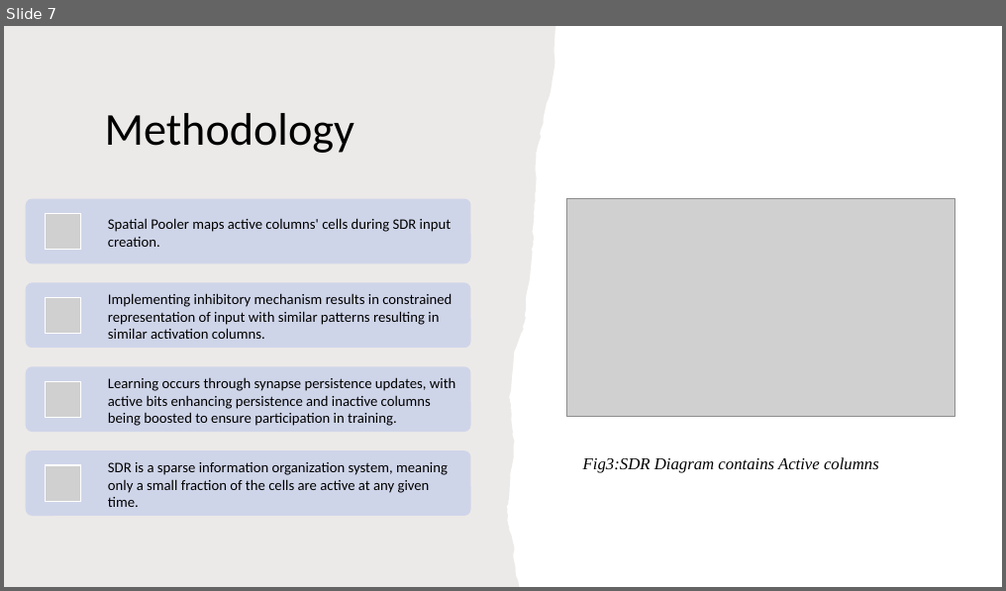
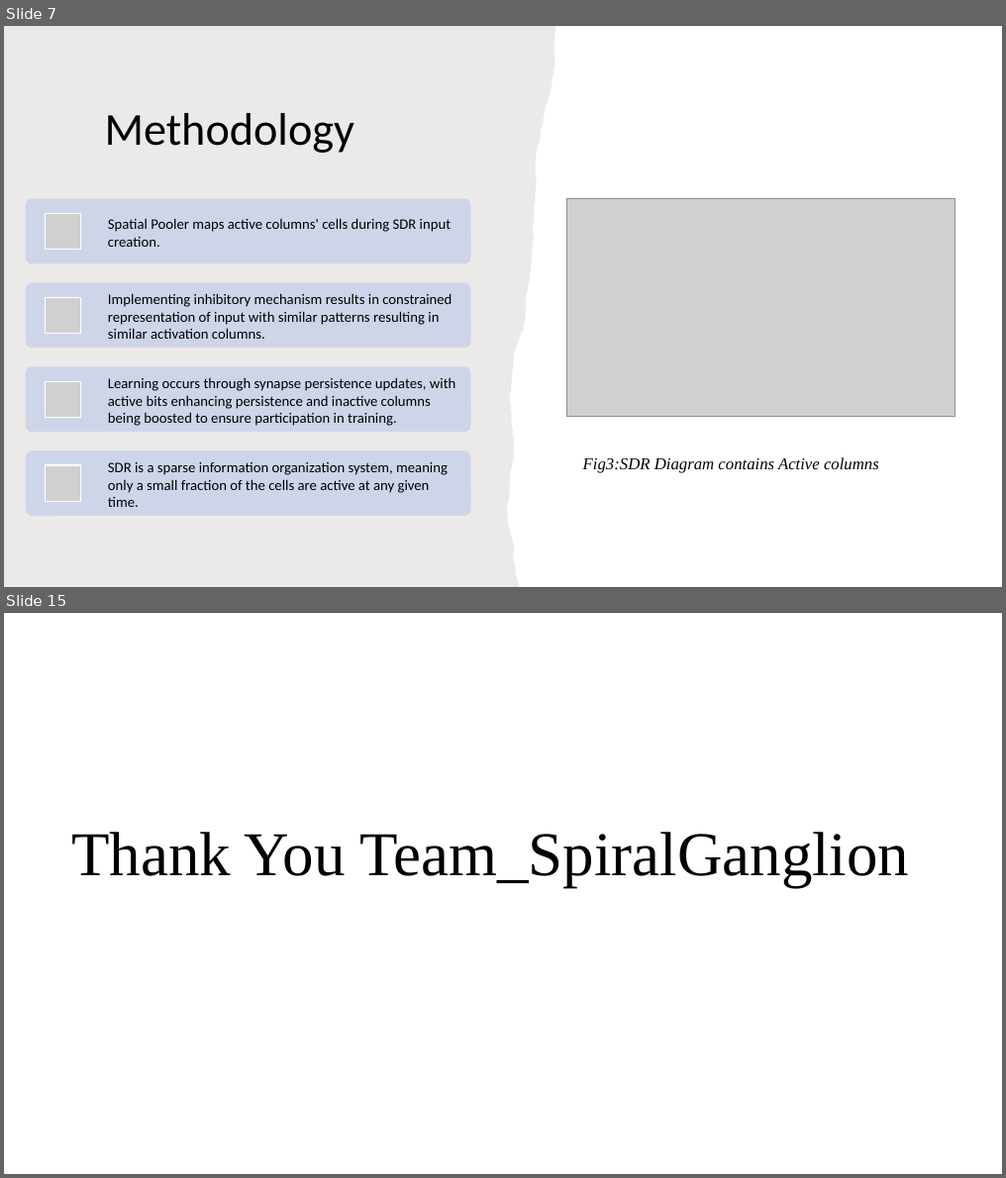
Before and after one commit to sahithkumar1999/neocortexapi, a slide deck: source/NeoCortexApi/Documents/Group Presentation[ScalarEncoder with Buckets].pptx. Shown one above the other, each under a label of ours: slide 7 before the commit, slides 7 and 15 after it; the slides between them are not shown. The pictures are 1006x591 and 1006x1178 pixels, drawn with LibreOffice and Linux fonts; fonts in the diff are those of the drawing; grey boxes stand for pictures. Boxes give left, top, right and bottom in pixels: in the first picture for what was removed or moved away, otherwise in the second. Text is boxed around its words. In the diff, an @@ line names an element or a change of style, - is before the commit and + after.

```diff
--- a/source/NeoCortexApi/Documents/Group Presentation[ScalarEncoder with Buckets].pptx
+++ b/source/NeoCortexApi/Documents/Group Presentation[ScalarEncoder with Buckets].pptx
@@ slide 15 added at [4, 613, 1002, 1174], background #FFFFFF @@
@@ title added at [71, 832, 909, 888], 60 pt, text #000000 @@
+Thank You Team_SpiralGanglion
```
Also in this commit, not shown: 8 slides changed, 4 other slides added, 1 slide removed.
